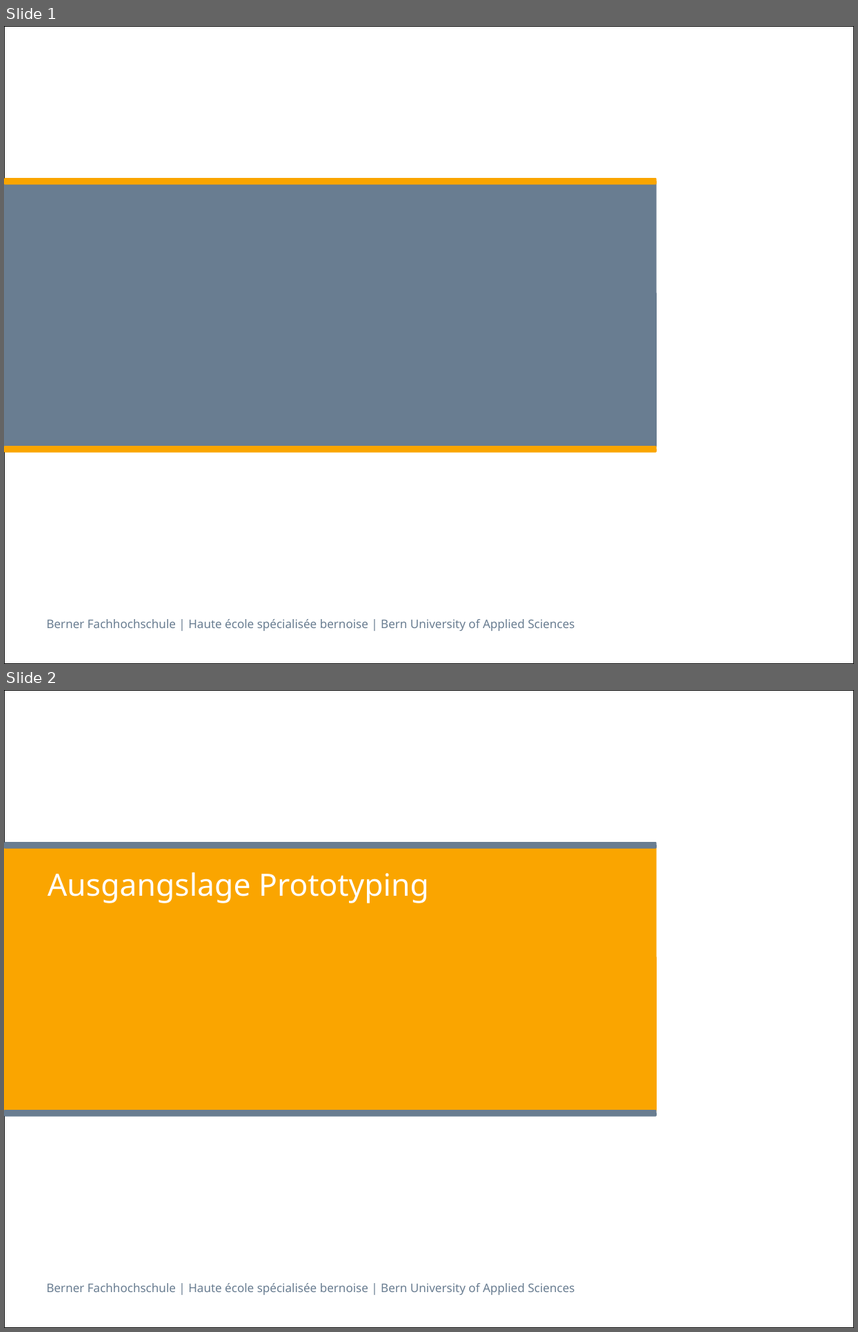
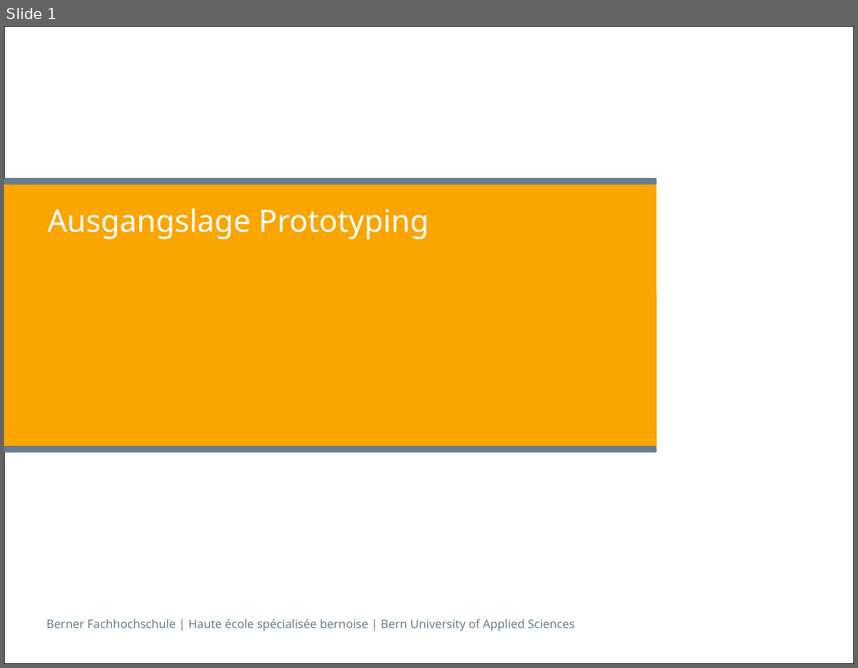
Before and after one commit to villj2/ch.bfh.cpvr.unitycave, a slide deck: docs/presentation/presentation_adolf_villiger.pptx. Shown one above the other, each under a label of ours: slides 1 and 2 before the commit, slide 1 after it. The pictures are 858x1332 and 858x668 pixels, drawn with LibreOffice and Linux fonts; fonts in the diff are those of the drawing; background and template pictures are left out. Boxes give left, top, right and bottom in pixels: in the first picture for what was removed or moved away, otherwise in the second. Text is boxed around its words. In the diff, an @@ line names an element or a change of style, - is before the commit and + after.

```diff
--- a/docs/presentation/presentation_adolf_villiger.pptx
+++ b/docs/presentation/presentation_adolf_villiger.pptx
@@ slide 1 removed at (4, 26, 854, 664), background #FFFFFF; not listed: 2 template elements that a slide beside it also shows @@
@@ rounded rectangle removed at (4, 181, 657, 448) @@
@@ rounded rectangle removed at (4, 178, 657, 185) @@
@@ rounded rectangle removed at (4, 446, 657, 452) @@
@@ what was slide 2 is now slide 1 @@
```
Also in this commit, not shown: 5 slides changed, 7 other slides removed, 2 other files.
